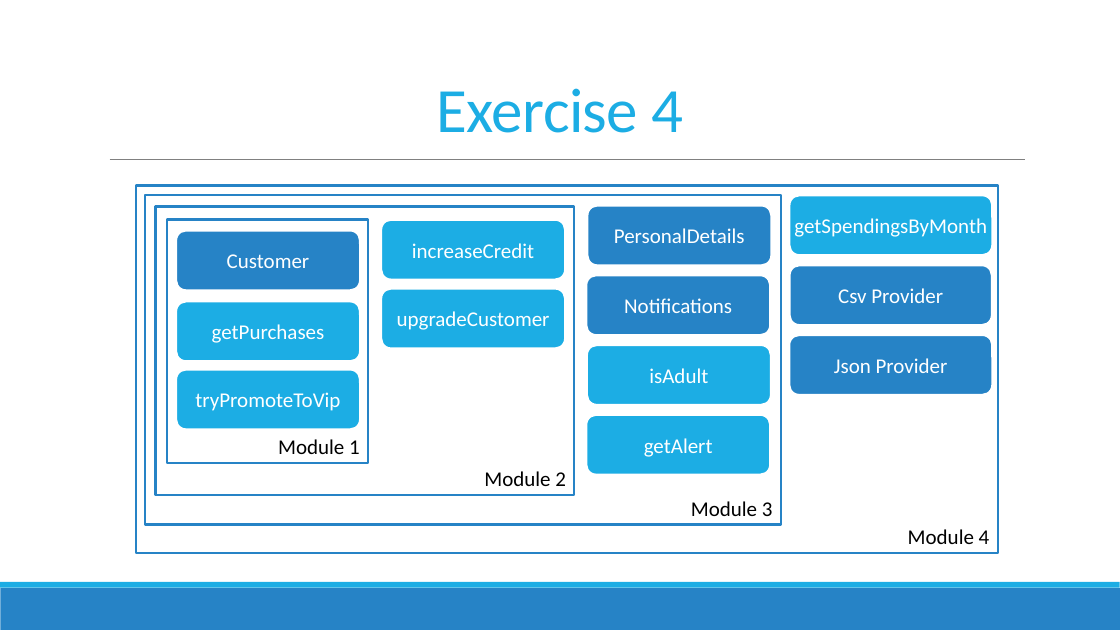
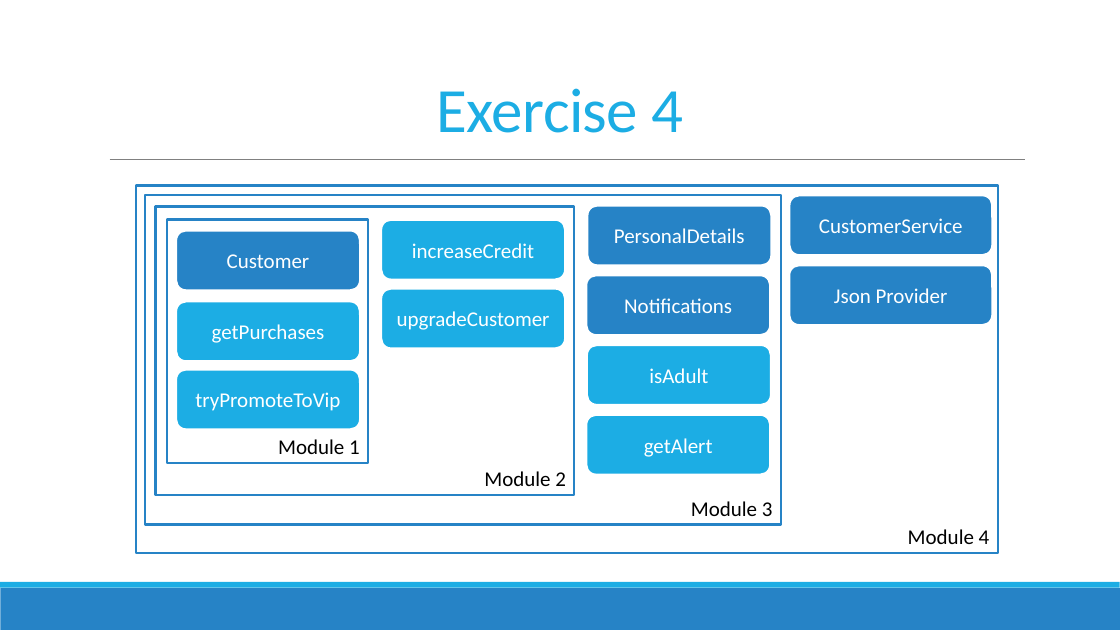
Before and after one commit to featuresnap/fsharpworkshop, a slide deck: slide 56 of FSharpWorkshop_Slides.pptx. Drawn at 1120x630 pixels with LibreOffice and Linux fonts; fonts in the diff are those of the drawing. Boxes give left, top, right and bottom in pixels: in the first picture for what was removed or moved away, otherwise in the second. Text is boxed around its words. In the diff, an @@ line names an element or a change of style, - is before the commit and + after.

```diff
--- a/FSharpWorkshop_Slides.pptx
+++ b/FSharpWorkshop_Slides.pptx
@@ rounded rectangle "CustomerService" at <box>790,195,993,255</box>: fill #1CADE4 to #2683C6 @@
@@ text in rounded rectangle at <box>819,218,963,233</box>: text changed @@
-getSpendingsByMonth
+CustomerService
@@ rounded rectangle "Json Provider": place and size @@
-rounded rectangle "Json Provider" at <box>789,335,992,396</box>
+rounded rectangle "Json Provider" at <box>789,266,992,326</box>
@@ rounded rectangle removed at <box>790,266,992,326</box> @@
-Csv Provider
```
Also in this commit, not shown: 1 other slide changed, 31 other files.
